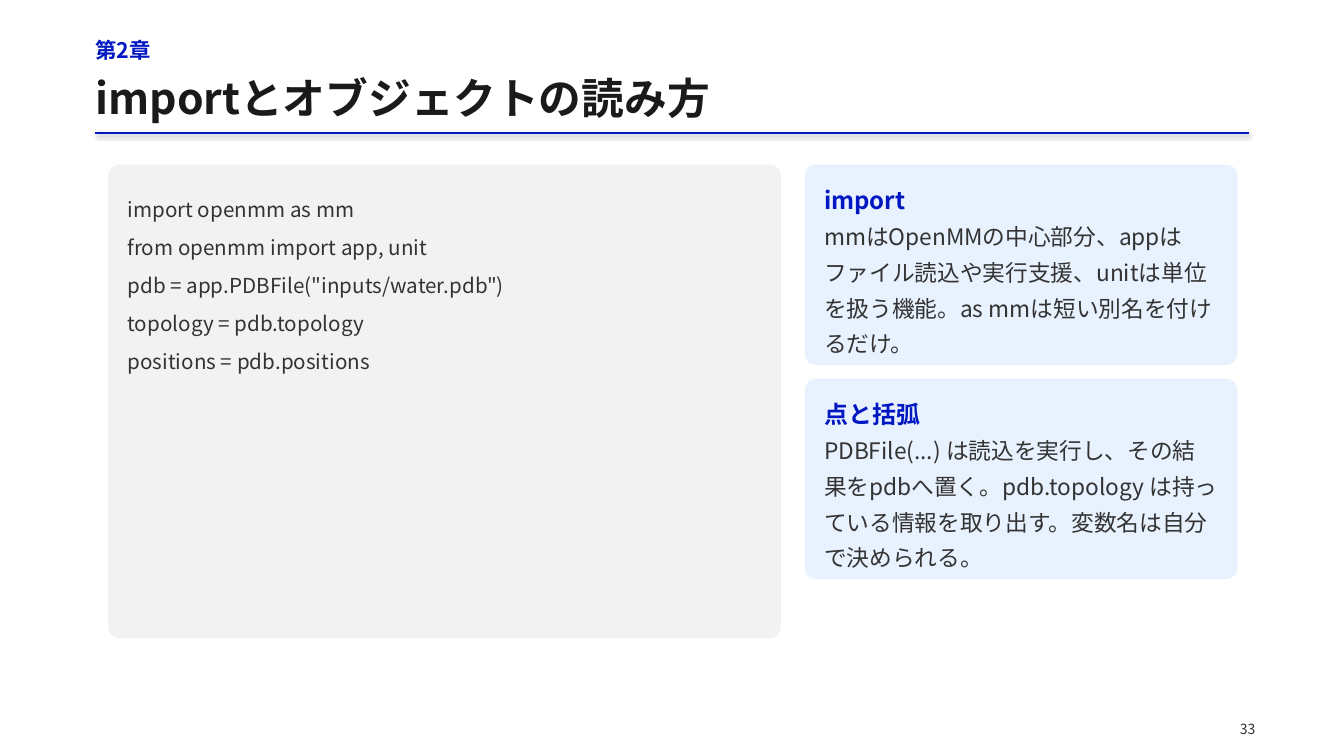
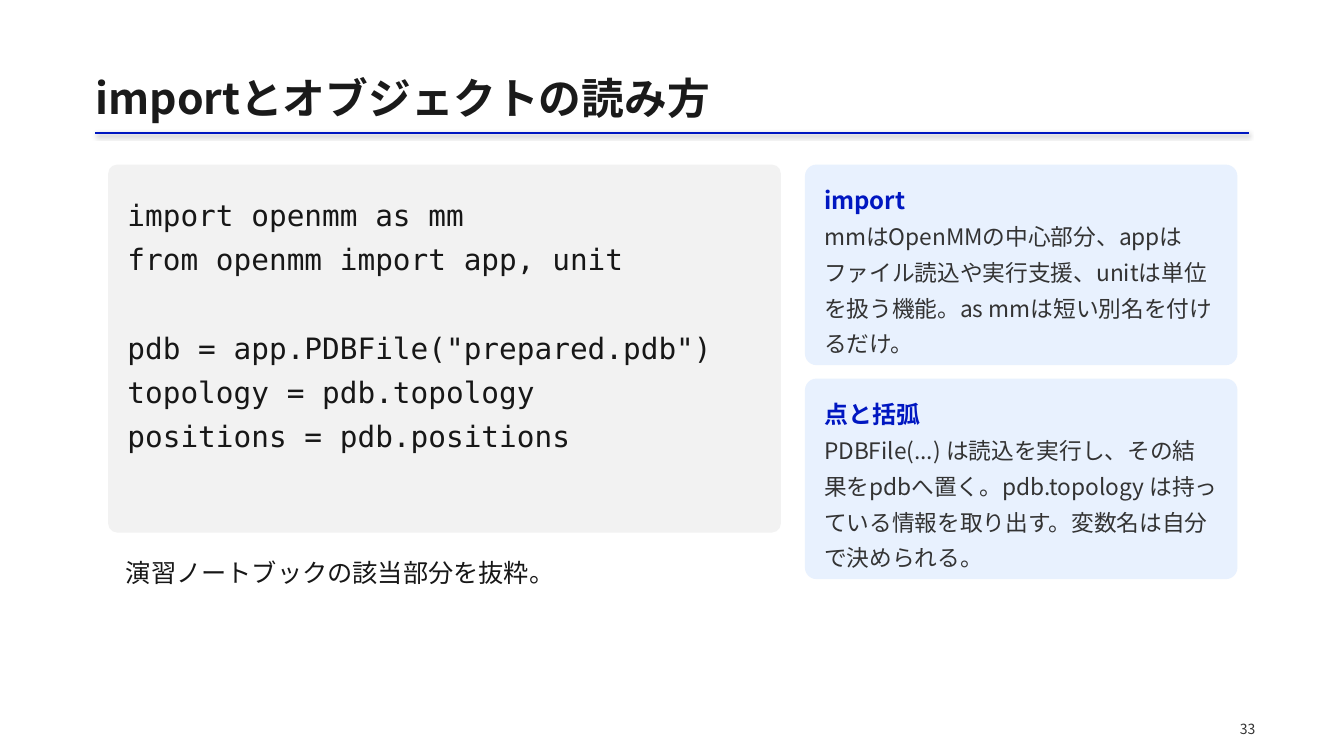
Before and after one commit to matsunagalab/lecture_bioinfo, a slide deck: slide 33 of 11_分子動力学シミュレーション/11_分子動力学シミュレーション.pptx. Drawn at 1344x756 pixels with LibreOffice and Linux fonts; fonts in the diff are those of the drawing. Boxes give left, top, right and bottom in pixels: in the first picture for what was removed or moved away, otherwise in the second. Text is boxed around its words. In the diff, an @@ line names an element or a change of style, - is before the commit and + after.

Commit message:
第11回の数式と図を再配置しOpenMM演習の説明を改善

```diff
--- a/11_分子動力学シミュレーション/11_分子動力学シミュレーション.pptx
+++ b/11_分子動力学シミュレーション/11_分子動力学シミュレーション.pptx
@@ text removed at (95,39,150,60) @@
-第2章
@@ rounded rectangle: place and size @@
-rounded rectangle at (108,164,780,638)
+rounded rectangle at (108,164,780,532)
@@ text at (127,203,623,453): size 14.8 to 21 pt, font Noto Sans CJK JP to DejaVu Sans Mono, text colour #333333 to #171717 in "import openmm as mm", "from openmm import app, unit", "topology = pdb.topology", "positions = pdb.positions"; line spacing 23.2pt to 31.5pt; less space between paragraphs @@
@@ text at (127,336,712,365): text changed; size 14.8 to 21 pt; font Noto Sans CJK JP to DejaVu Sans Mono; text colour #333333 to #171717 @@
-pdb = app.PDBFile("inputs/water.pdb")
+pdb = app.PDBFile("prepared.pdb")
@@ text added at (126,560,554,584), 18 pt, text #171717 @@
+演習ノートブックの該当部分を抜粋。
```
Also in this commit, not shown: 53 other slides changed, 4 slides added, 4 slides removed, 2 other files.
